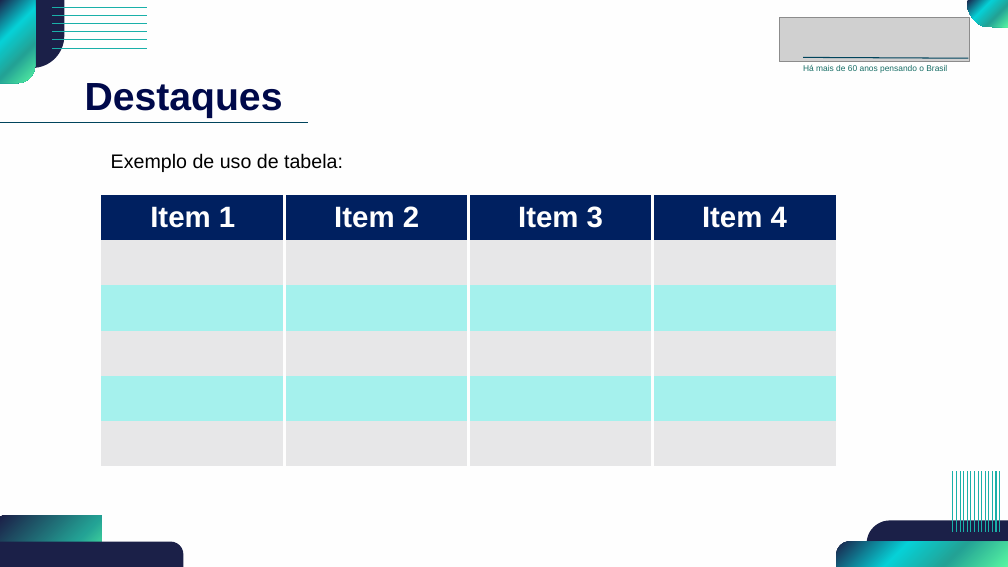
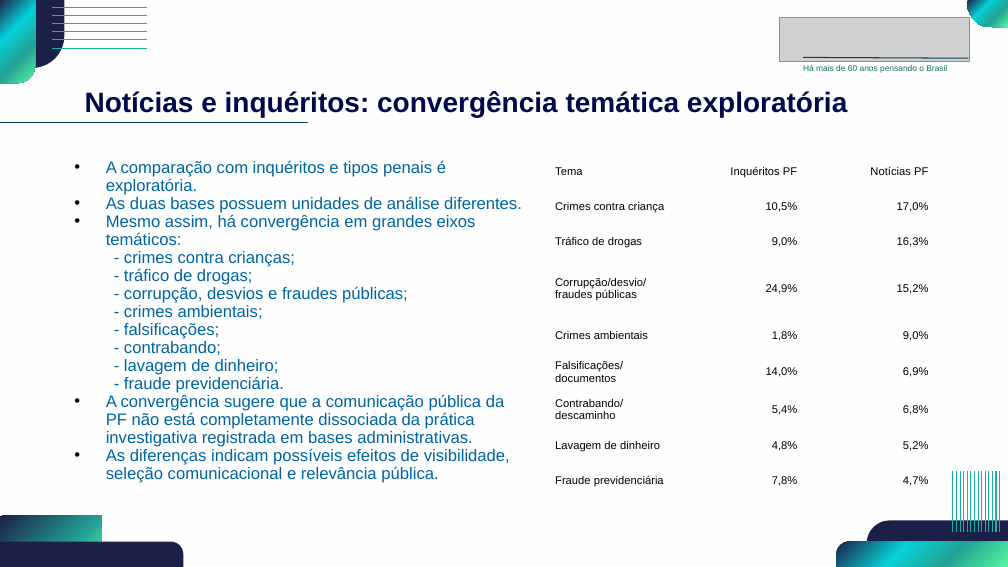
Before and after one commit to 0rakul0/NT_PF, a slide deck: slide 14 of artigo/apresentacao.pptx (slide 9 before the commit). Drawn at 1008x567 pixels with LibreOffice and Linux fonts; fonts in the diff are those of the drawing; grey boxes stand for pictures; background and template pictures are left out. Boxes give left, top, right and bottom in pixels: in the first picture for what was removed or moved away, otherwise in the second. Text is boxed around its words. In the diff, an @@ line names an element or a change of style, - is before the commit and + after.

```diff
--- a/artigo/apresentacao.pptx
+++ b/artigo/apresentacao.pptx
@@ text at bbox=[85, 91, 847, 117]: text changed; size 28 to 20 pt @@
-Destaques
+Notícias e inquéritos: convergência temática exploratória
@@ subtitle added at bbox=[106, 160, 522, 483], 11.9 pt, text #00649F @@
+• A comparação com inquéritos e tipos penais é exploratória.
+• As duas bases possuem unidades de análise diferentes.
+• Mesmo assim, há convergência em grandes eixos temáticos:
+- crimes contra crianças;
+- tráfico de drogas;
+- corrupção, desvios e fraudes públicas;
+- crimes ambientais;
+- falsificações;
+- contrabando;
+- lavagem de dinheiro;
+- fraude previdenciária.
+• A convergência sugere que a comunicação pública da PF não está completamente dissociada da prática investigativa registrada em bases administrativas.
+• As diferenças indicam possíveis efeitos de visibilidade, seleção comunicacional e relevância pública.
@@ text removed at bbox=[111, 153, 343, 172] @@
-Exemplo de uso de tabela:
@@ table added at bbox=[545, 153, 938, 498], 9 rows, 3 columns @@
+Tema | Inquéritos PF | Notícias PF
+Crimes contra criança | 10,5% | 17,0%
+Tráfico de drogas | 9,0% | 16,3%
+Corrupção/desvio/fraudes públicas | 24,9% | 15,2%
+Crimes ambientais | 1,8% | 9,0%
+Falsificações/documentos | 14,0% | 6,9%
+Contrabando/descaminho | 5,4% | 6,8%
+Lavagem de dinheiro | 4,8% | 5,2%
+Fraude previdenciária | 7,8% | 4,7%
@@ table removed at bbox=[101, 196, 835, 478], 6 rows, 4 columns @@
-Item 1 | Item 2 | Item 3 | Item 4
- |  |  | 
- |  |  | 
- |  |  | 
- |  |  | 
- |  |  | 
```
Also in this commit, not shown: 6 other slides changed, 27 slides added, 4 slides removed.
